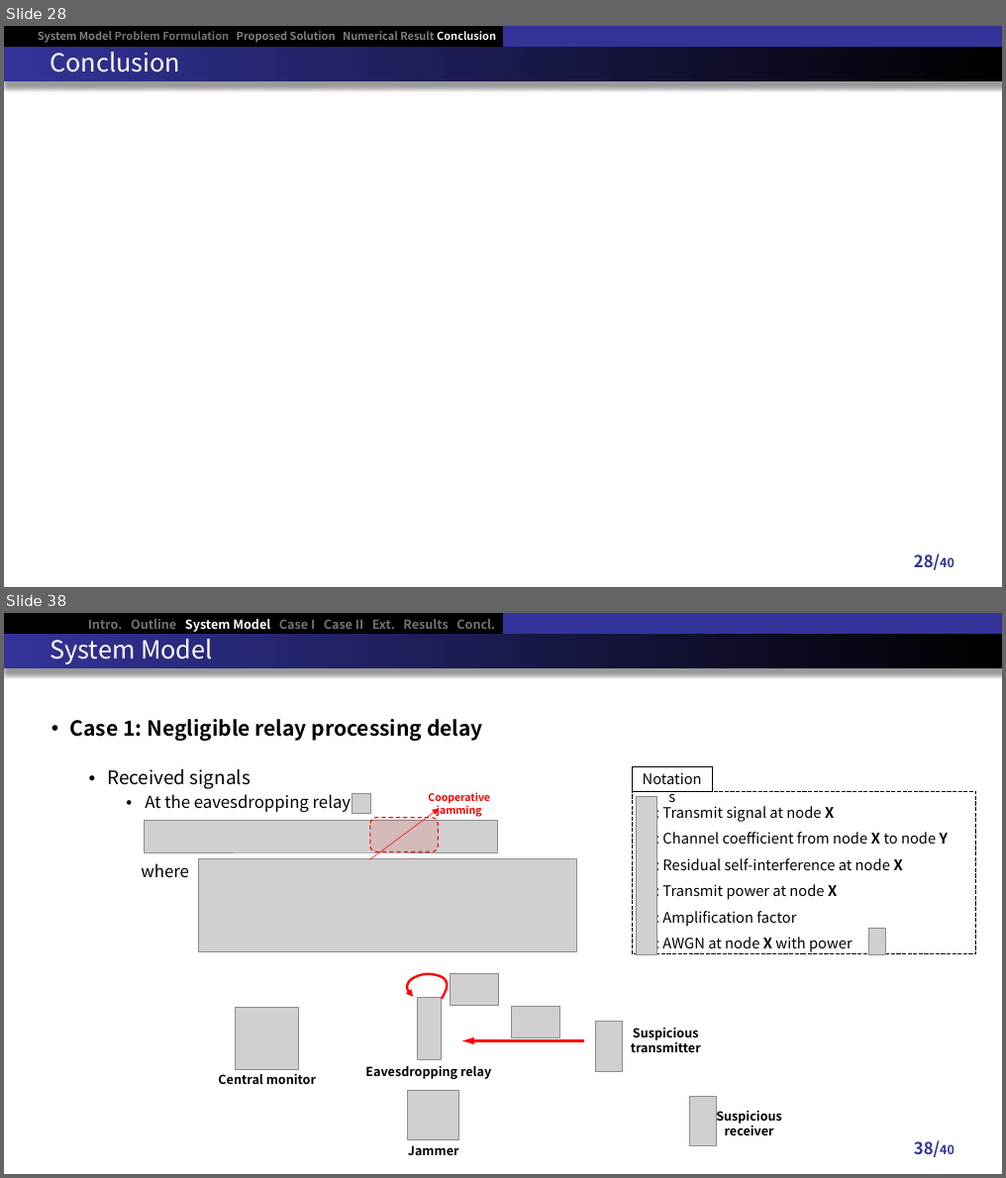
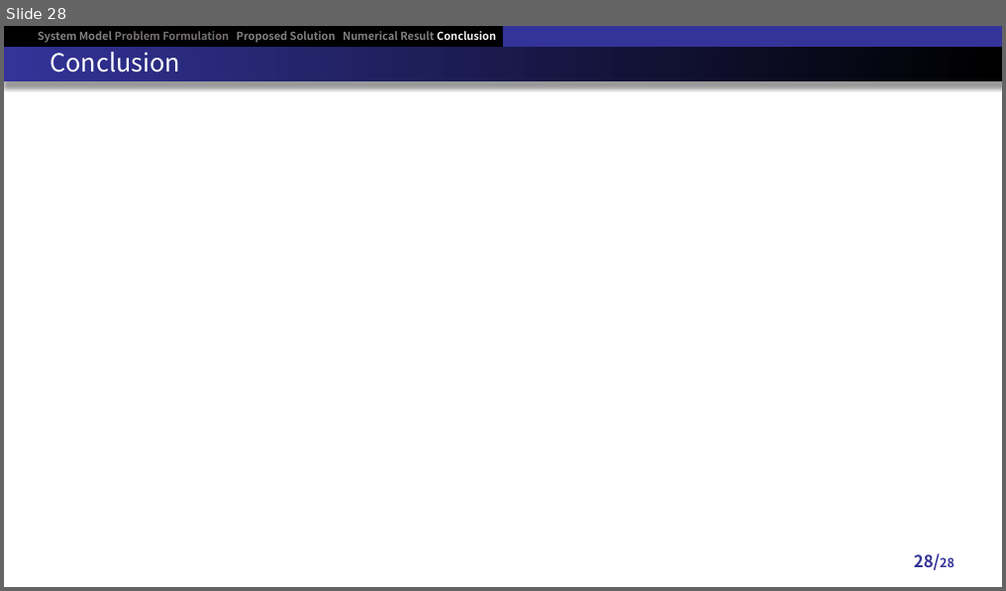
Before and after one commit to RefatHanbat/Presentation-of-SDM, a slide deck: New Problem/Thesis Defense slide.pptx. Shown one above the other, each under a label of ours: slides 28 and 38 before the commit, slide 28 after it; the slides between them are not shown. The pictures are 1006x1178 and 1006x591 pixels, drawn with LibreOffice and Linux fonts; fonts in the diff are those of the drawing; grey boxes stand for pictures. Boxes give left, top, right and bottom in pixels: in the first picture for what was removed or moved away, otherwise in the second. Text is boxed around its words. In the diff, an @@ line names an element or a change of style, - is before the commit and + after.

```diff
--- a/New Problem/Thesis Defense slide.pptx
+++ b/New Problem/Thesis Defense slide.pptx
@@ slide 38 removed at box(4, 613, 1002, 1174), background #FFFFFF; not listed: 3 template elements that a slide beside it also shows @@
@@ title removed at box(51, 633, 213, 664) @@
-System Model
@@ text removed at box(88, 619, 495, 632) @@
-Intro. Outline System Model Case I Case II Ext. Results Concl.
@@ text removed at box(70, 719, 483, 878) @@
-• Case 1: Negligible relay processing delay
-  • Received signals
-    • At the eavesdropping relay
-    where
@@ rectangle removed at box(632, 766, 712, 792) @@
-Notations
@@ picture removed at box(144, 820, 498, 854) @@
@@ picture removed at box(352, 793, 371, 814) @@
@@ rounded rectangle removed at box(370, 817, 438, 852) @@
@@ arrow removed from (370, 861) to (439, 808) @@
@@ text removed at box(428, 792, 490, 817) @@
-Cooperative jamming
@@ rectangle removed at box(632, 791, 976, 955) @@
-: Transmit signal at node X
-: Channel coefficient from node X to node Y
-: Residual self-interference at node X
-: Transmit power at node X
-: Amplification factor
-: AWGN at node X with power
@@ picture removed at box(636, 796, 657, 956) @@
@@ picture removed at box(198, 859, 576, 952) @@
@@ picture removed at box(869, 928, 886, 956) @@
@@ freeform shape removed at box(408, 973, 448, 998) @@
@@ picture removed at box(417, 998, 442, 1059) @@
@@ picture removed at box(450, 974, 499, 1005) @@
@@ picture removed at box(236, 1008, 298, 1070) @@
@@ picture removed at box(512, 1007, 560, 1038) @@
@@ picture removed at box(596, 1022, 623, 1071) @@
@@ text removed at box(631, 1028, 701, 1053) @@
-Suspicious
-transmitter
@@ arrow removed from (585, 1042) to (463, 1042) @@
@@ text removed at box(218, 1074, 316, 1084) @@
-Central monitor
@@ text removed at box(365, 1066, 491, 1079) @@
-Eavesdropping relay
@@ picture removed at box(408, 1090, 459, 1140) @@
@@ picture removed at box(690, 1096, 716, 1146) @@
@@ text removed at box(716, 1108, 782, 1136) @@
-Suspicious
-receiver
@@ text removed at box(408, 1146, 459, 1156) @@
-Jammer
@@ page number removed at box(914, 1141, 954, 1157) @@
-38/40
@@ page number at box(914, 554, 954, 570): text changed @@
-28/40
+28/28
```
Also in this commit, not shown: 8 slides changed, 23 other slides removed, 1 other file.
